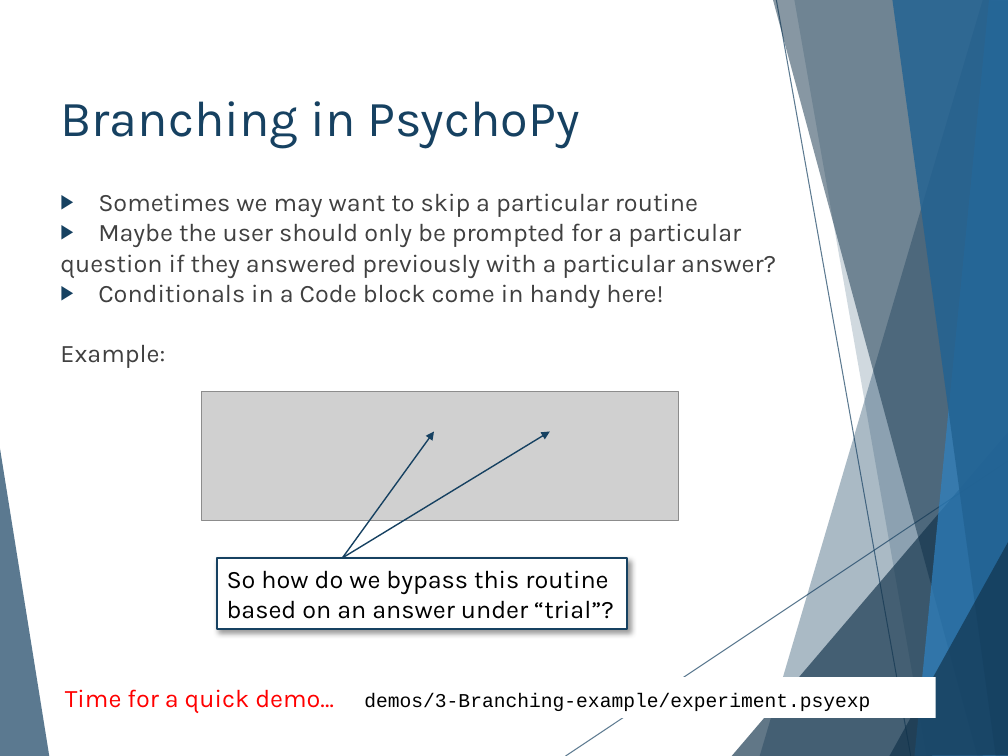
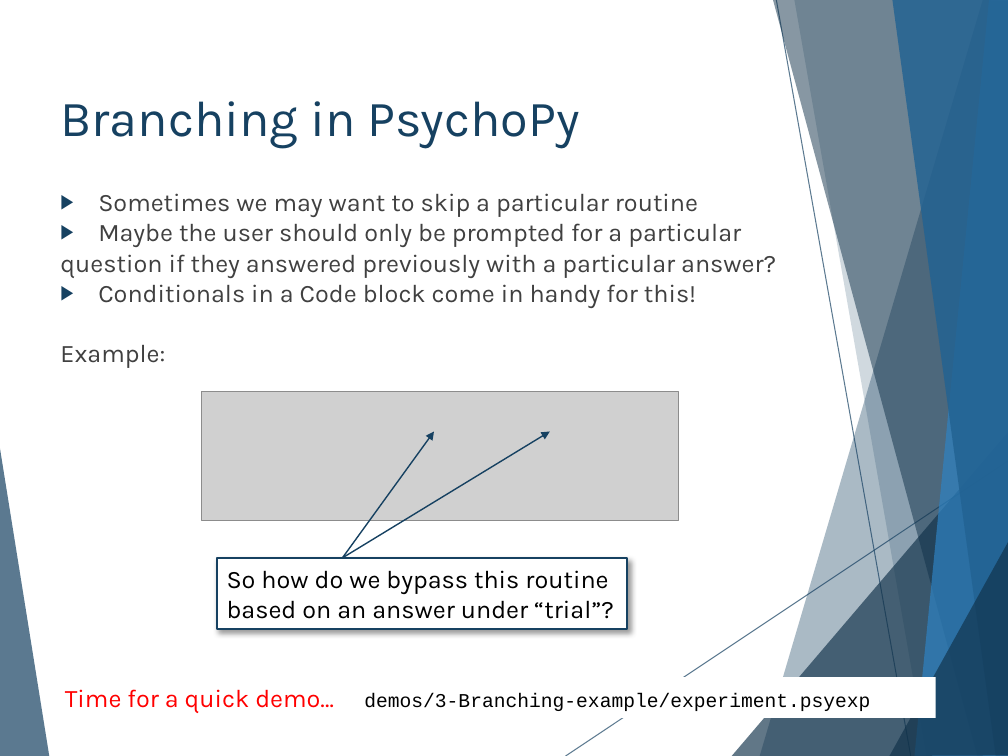
Before and after one commit to hlmpsy/psychopy_training, a slide deck: slide 21 of PsychoPy-Part2/PsychoPy-part2.pptx. Drawn at 1008x756 pixels with LibreOffice and Linux fonts; fonts in the diff are those of the drawing; grey boxes stand for pictures. Boxes give left, top, right and bottom in pixels: in the first picture for what was removed or moved away, otherwise in the second. Text is boxed around its words. In the diff, an @@ line names an element or a change of style, - is before the commit and + after.

```diff
--- a/PsychoPy-Part2/PsychoPy-part2.pptx
+++ b/PsychoPy-Part2/PsychoPy-part2.pptx
@@ text at (98,284,696,308): text changed @@
-▶ Conditionals in a Code block come in handy here!
+▶ Conditionals in a Code block come in handy for this!
```
Also in this commit, not shown: 15 other slides changed, 12 other files.
